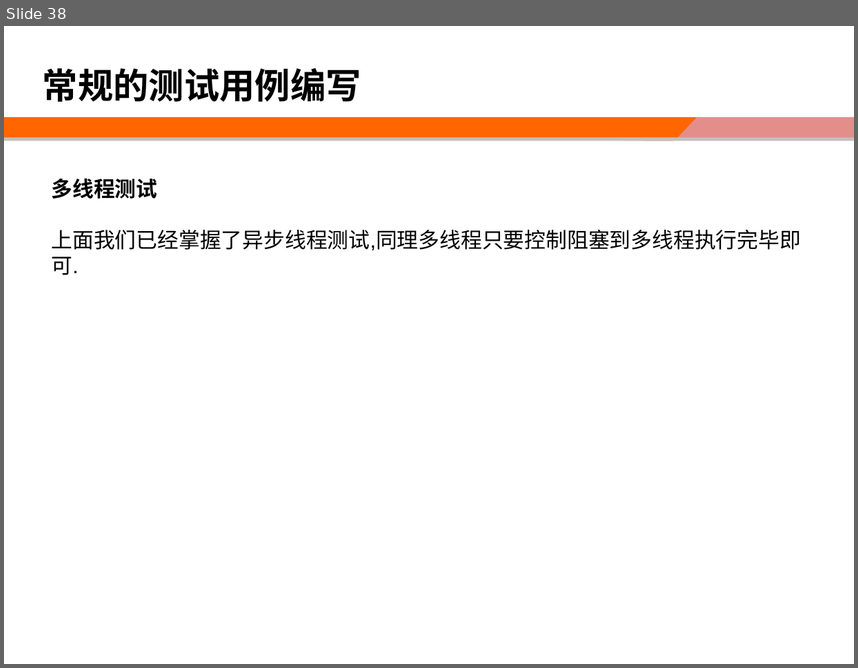
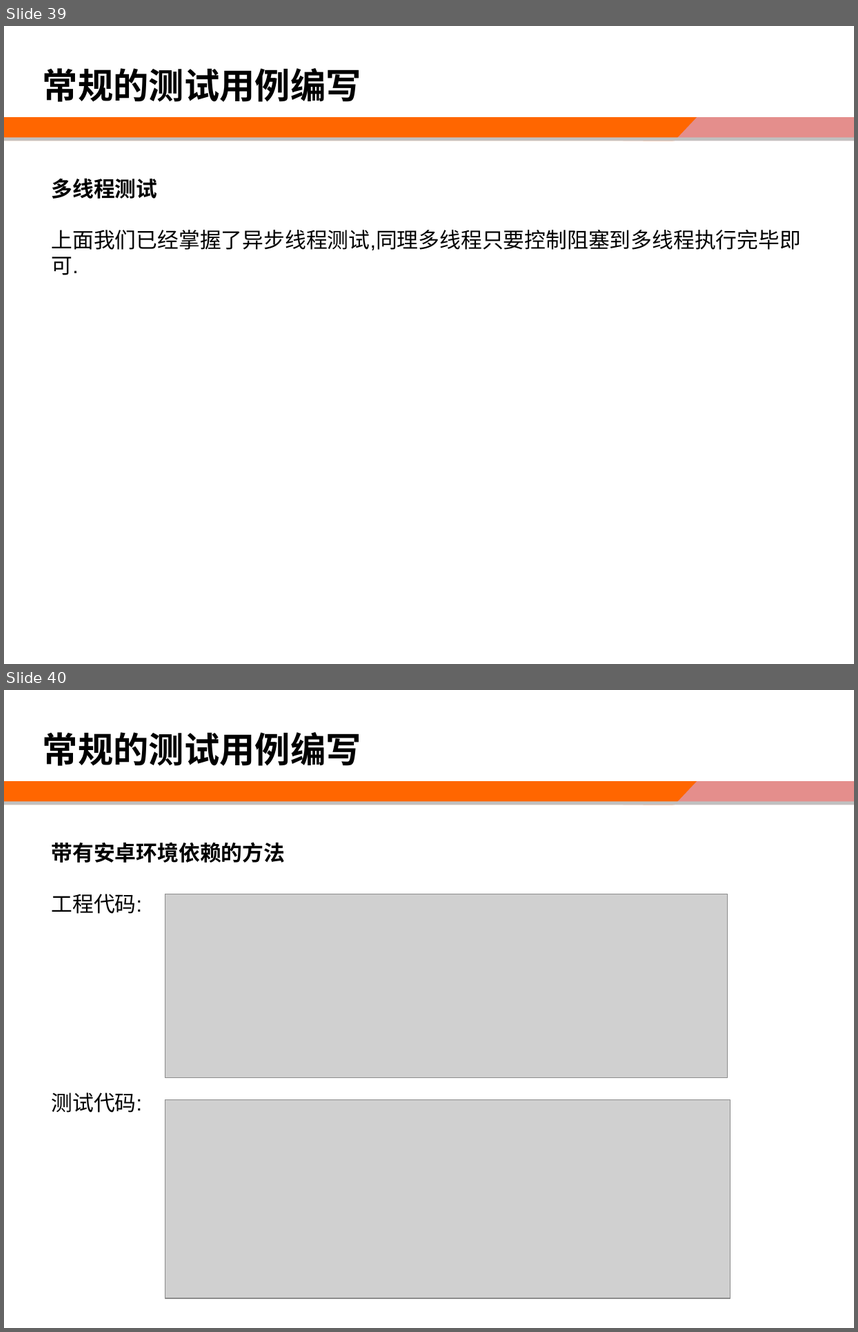
Before and after one commit to zhaosw/doc, a slide deck: 单元测试教程.ppt. Shown one above the other, each under a label of ours: slide 38 before the commit, slides 39 and 40 after it. The pictures are 858x668 and 858x1332 pixels, drawn with LibreOffice and Linux fonts; fonts in the diff are those of the drawing; grey boxes stand for pictures; background and template pictures are left out. Boxes give left, top, right and bottom in pixels: in the first picture for what was removed or moved away, otherwise in the second. Text is boxed around its words. In the diff, an @@ line names an element or a change of style, - is before the commit and + after.

```diff
--- a/单元测试教程.ppt
+++ b/单元测试教程.ppt
@@ slide 40 added at (x1=4, y1=690, x2=854, y2=1328), background #FFFFFF; not listed: 4 template elements that a slide beside it also shows @@
@@ text added at (x1=43, y1=732, x2=361, y2=766), 30 pt, text #000000, bold @@
+常规的测试用例编写
@@ text added at (x1=52, y1=842, x2=286, y2=914), 18 pt, text #000000, bold @@
+带有安卓环境依赖的方法
+工程代码:
@@ picture added at (x1=165, y1=894, x2=727, y2=1078) @@
@@ text added at (x1=52, y1=1092, x2=143, y2=1112), 18 pt, text #000000 @@
+测试代码:
@@ picture added at (x1=165, y1=1100, x2=731, y2=1298) @@
@@ what was slide 38 is now slide 39 @@
```
Also in this commit, not shown: 1 slide changed, 2 other slides added.
